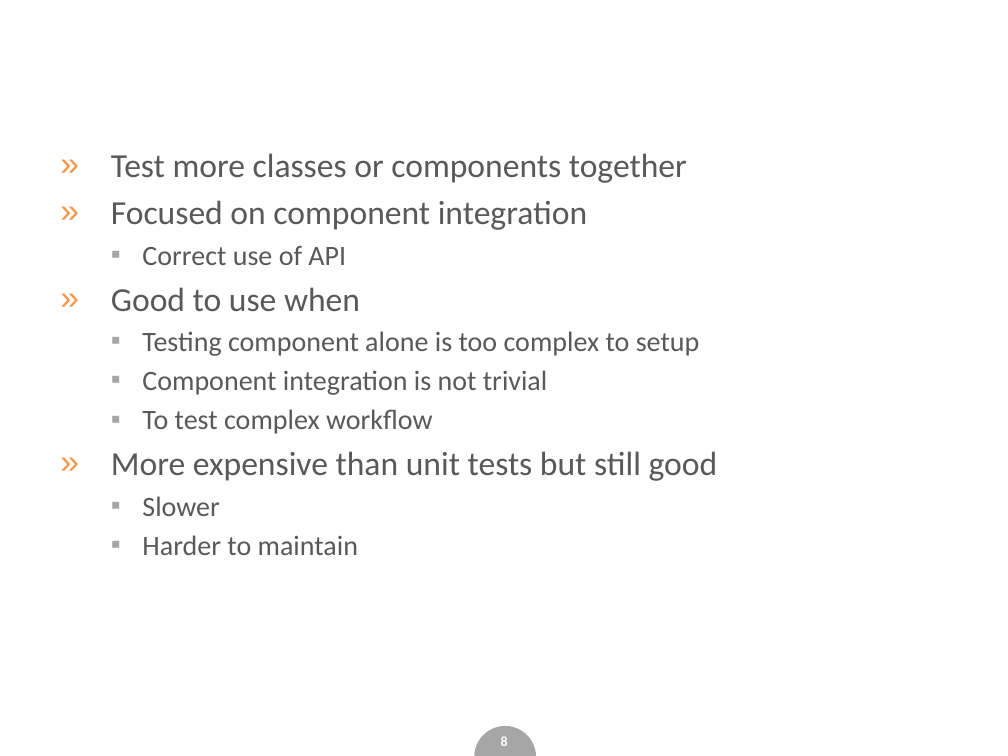
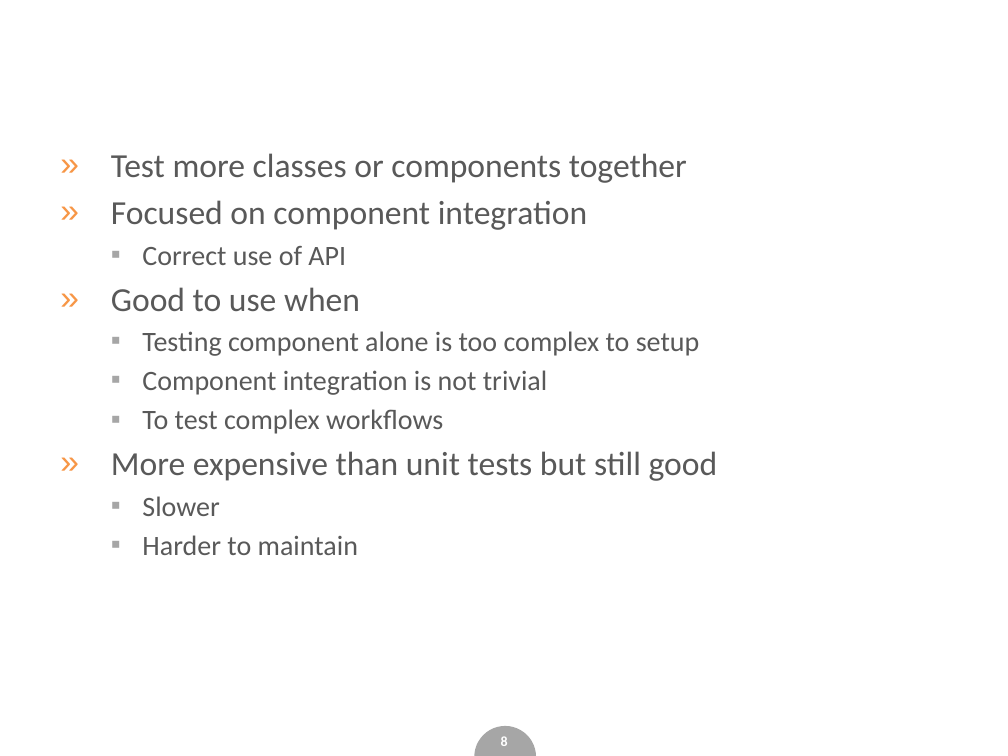
Before and after one commit to Katulus/WebApplictionTestingExample, a slide deck: slide 9 of slides.pptx. Drawn at 1008x756 pixels with LibreOffice and Linux fonts; fonts in the diff are those of the drawing; background and template pictures are left out. Boxes give left, top, right and bottom in pixels: in the first picture for what was removed or moved away, otherwise in the second. Text is boxed around its words. In the diff, an @@ line names an element or a change of style, - is before the commit and + after.

```diff
--- a/slides.pptx
+++ b/slides.pptx
@@ text at (142, 409, 443, 434): text changed @@
-  ▪ To test complex workflow
+  ▪ To test complex workflows
```
Also in this commit, not shown: 7 other slides changed.
